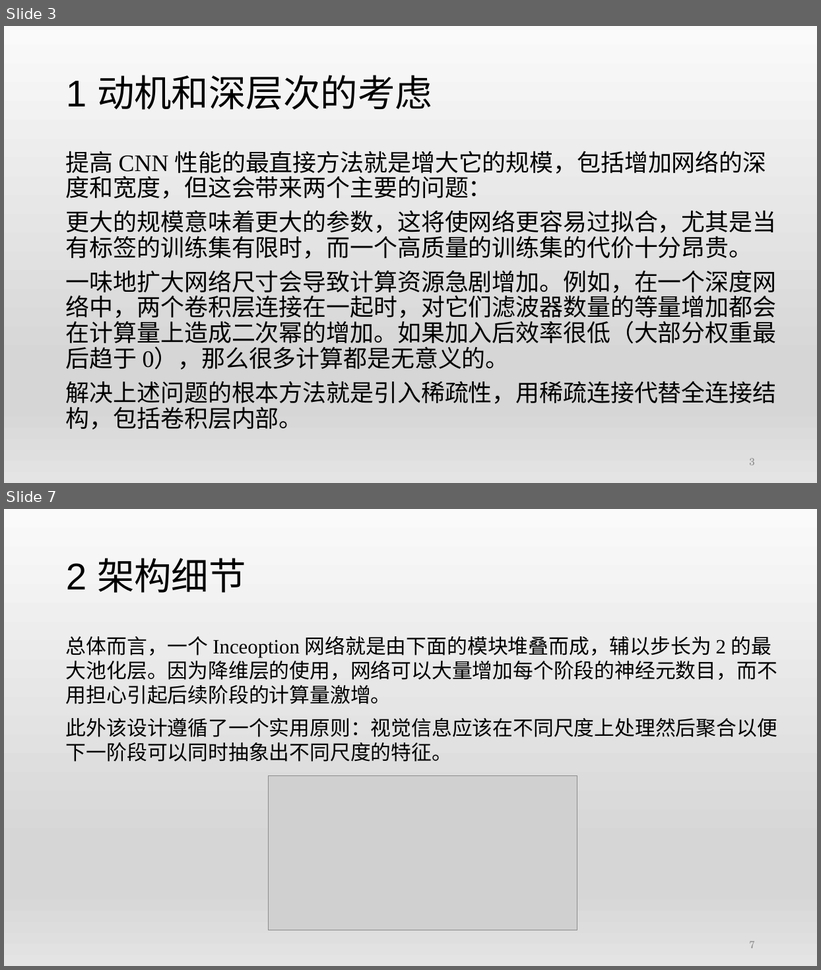
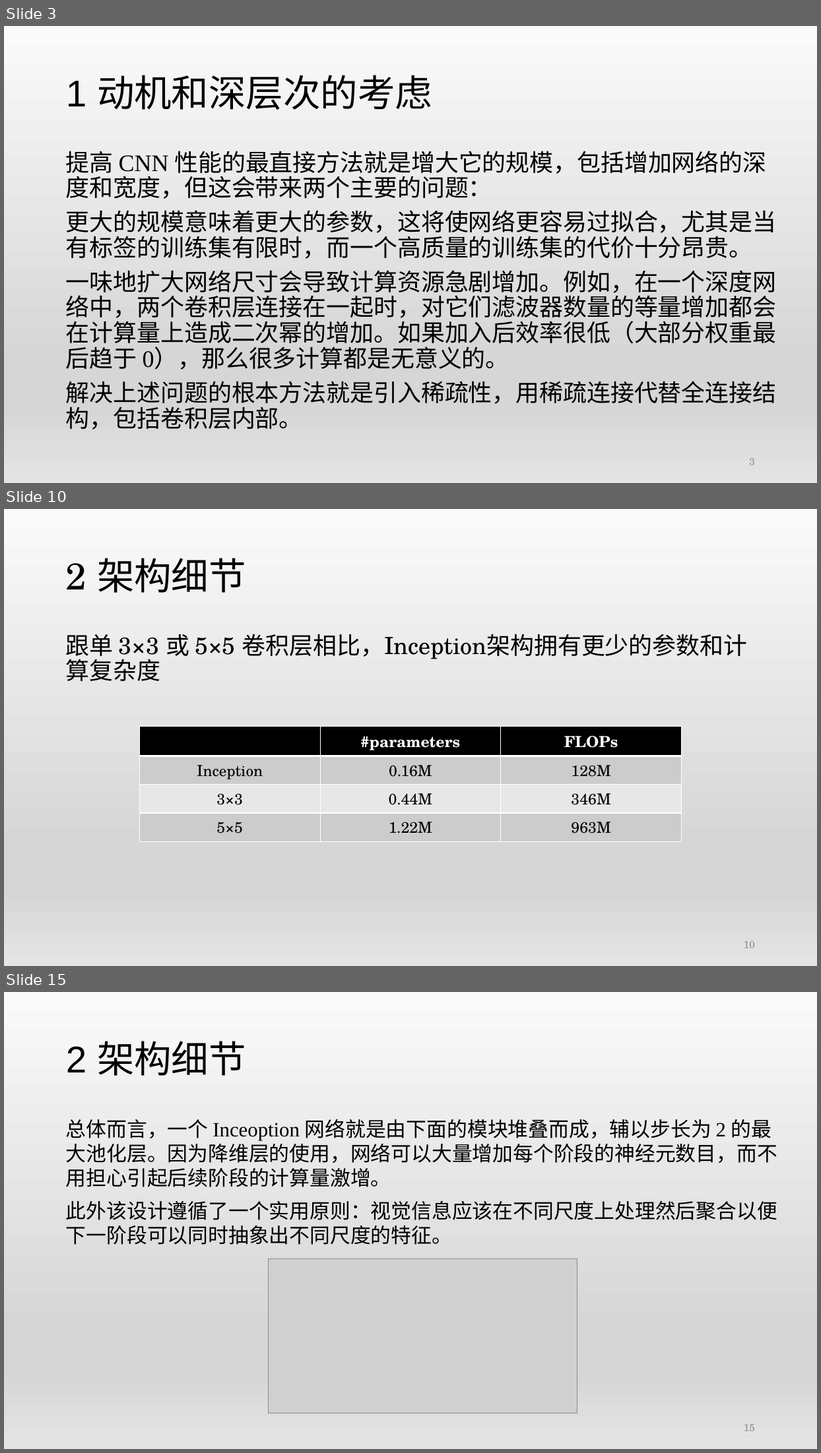
Before and after one commit to qianlinyi/hhu-medical-image-group, a slide deck: CNN PPT&笔记/2015-Going deeper with convolutions-Szegedy.pptx. Shown one above the other, each under a label of ours: slides 3 and 7 before the commit, slides 3, 10 and 15 after it; the slides between them are not shown. The pictures are 821x970 and 821x1453 pixels, drawn with LibreOffice and Linux fonts; fonts in the diff are those of the drawing; grey boxes stand for pictures. Boxes give left, top, right and bottom in pixels: in the first picture for what was removed or moved away, otherwise in the second. Text is boxed around its words. In the diff, an @@ line names an element or a change of style, - is before the commit and + after.

```diff
--- a/CNN PPT&笔记/2015-Going deeper with convolutions-Szegedy.pptx
+++ b/CNN PPT&笔记/2015-Going deeper with convolutions-Szegedy.pptx
@@ slide 10 added at (x1=4, y1=509, x2=817, y2=966), background gradient #FAFAFA to #D7D7D7 to #E4E4E4 @@
@@ title added at (x1=66, y1=558, x2=246, y2=593), 44 pt, text #000000 @@
+2 架构细节
@@ text added at (x1=66, y1=634, x2=747, y2=661), 28 pt, text #000000 @@
+跟单 3×3 或 5×5 卷积层相比，Inception架构拥有更少的参数和计算复杂度
@@ table added at (x1=139, y1=727, x2=681, y2=836), 4 rows, 3 columns @@
+ | #parameters | FLOPs
+Inception | 0.16M | 128M
+3×3 | 0.44M | 346M
+5×5 | 1.22M | 963M
@@ page number added at (x1=744, y1=941, x2=755, y2=949), 12 pt, text #8C8C8C @@
+10
@@ what was slide 7 is now slide 15 @@
@@ page number at (x1=744, y1=1424, x2=755, y2=1432): text changed @@
-7
+15
```
Also in this commit, not shown: 5 slides changed, 8 other slides added, 4 other files.
